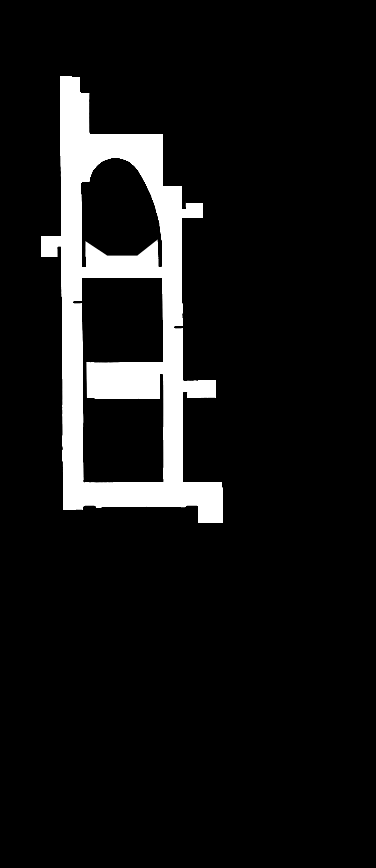
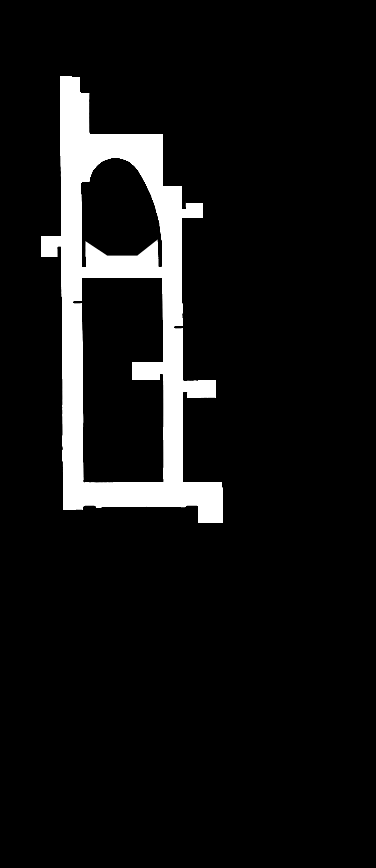
Layers edited between the first and the second 376x868 image:
painted on "map-strand-first-floor-v1-5cm.png" over <box>86,362,160,399</box>
